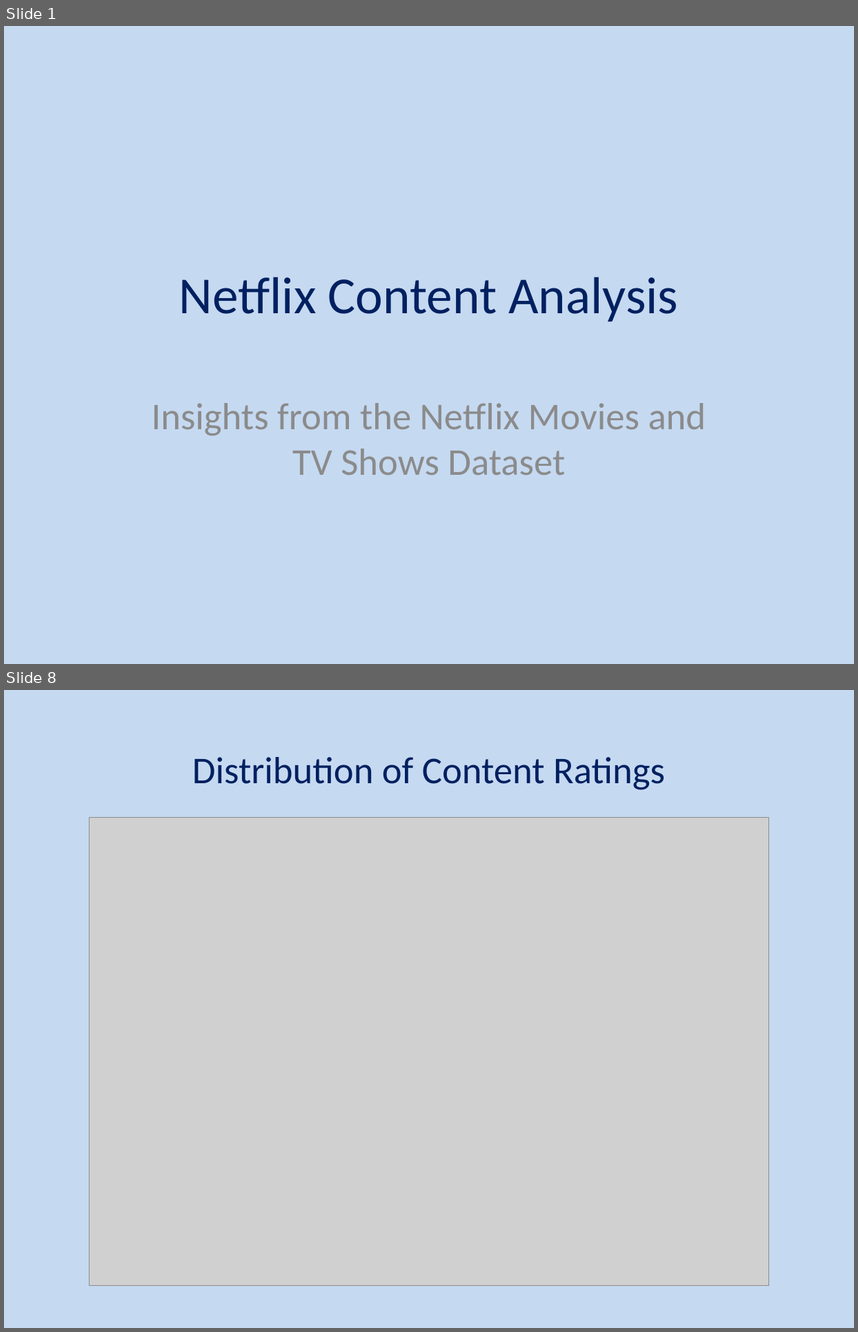
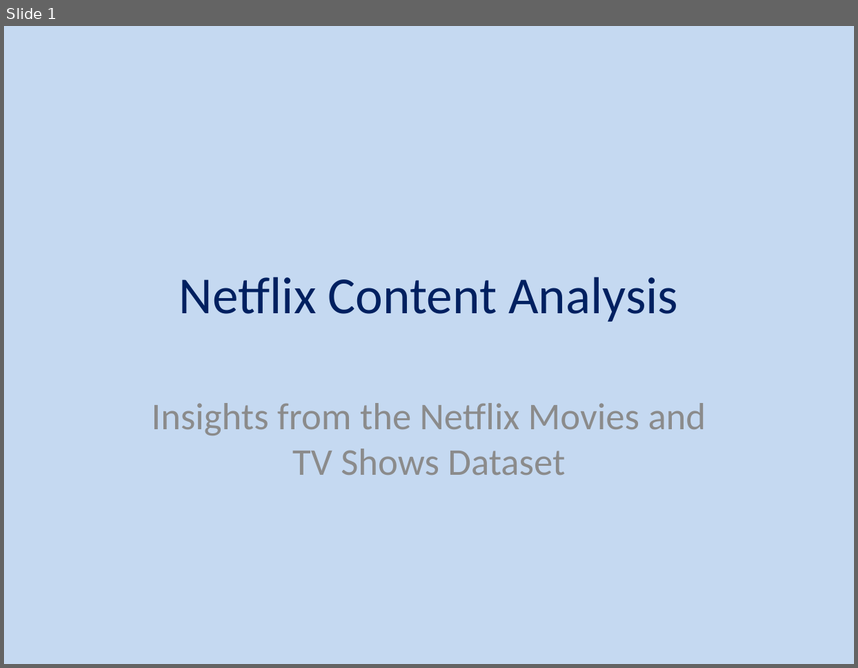
Before and after one commit to gpenessot/Automate-Presentation-Creation-with-Python, a slide deck: Netflix_Content_Analysis_Themed.pptx. Shown one above the other, each under a label of ours: slides 1 and 8 before the commit, slide 1 after it; the slides between them are not shown. The pictures are 858x1332 and 858x668 pixels, drawn with LibreOffice and Linux fonts; fonts in the diff are those of the drawing; grey boxes stand for pictures. Boxes give left, top, right and bottom in pixels: in the first picture for what was removed or moved away, otherwise in the second. Text is boxed around its words. In the diff, an @@ line names an element or a change of style, - is before the commit and + after.

Commit message:
update content

```diff
--- a/Netflix_Content_Analysis_Themed.pptx
+++ b/Netflix_Content_Analysis_Themed.pptx
@@ slide 8 removed at [4, 690, 854, 1328], background #C5D9F1 @@
@@ title removed at [192, 757, 665, 790] @@
-Distribution of Content Ratings
@@ picture removed at [89, 818, 769, 1285] @@
```
Also in this commit, not shown: 5 slides changed, 2 slides added, 1 other slide removed, 11 other files.
